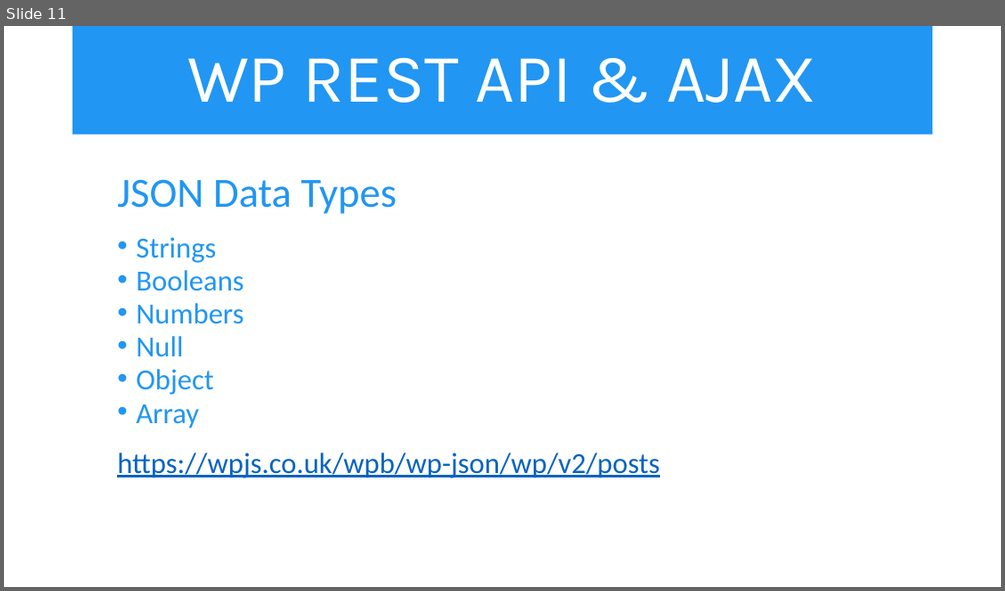
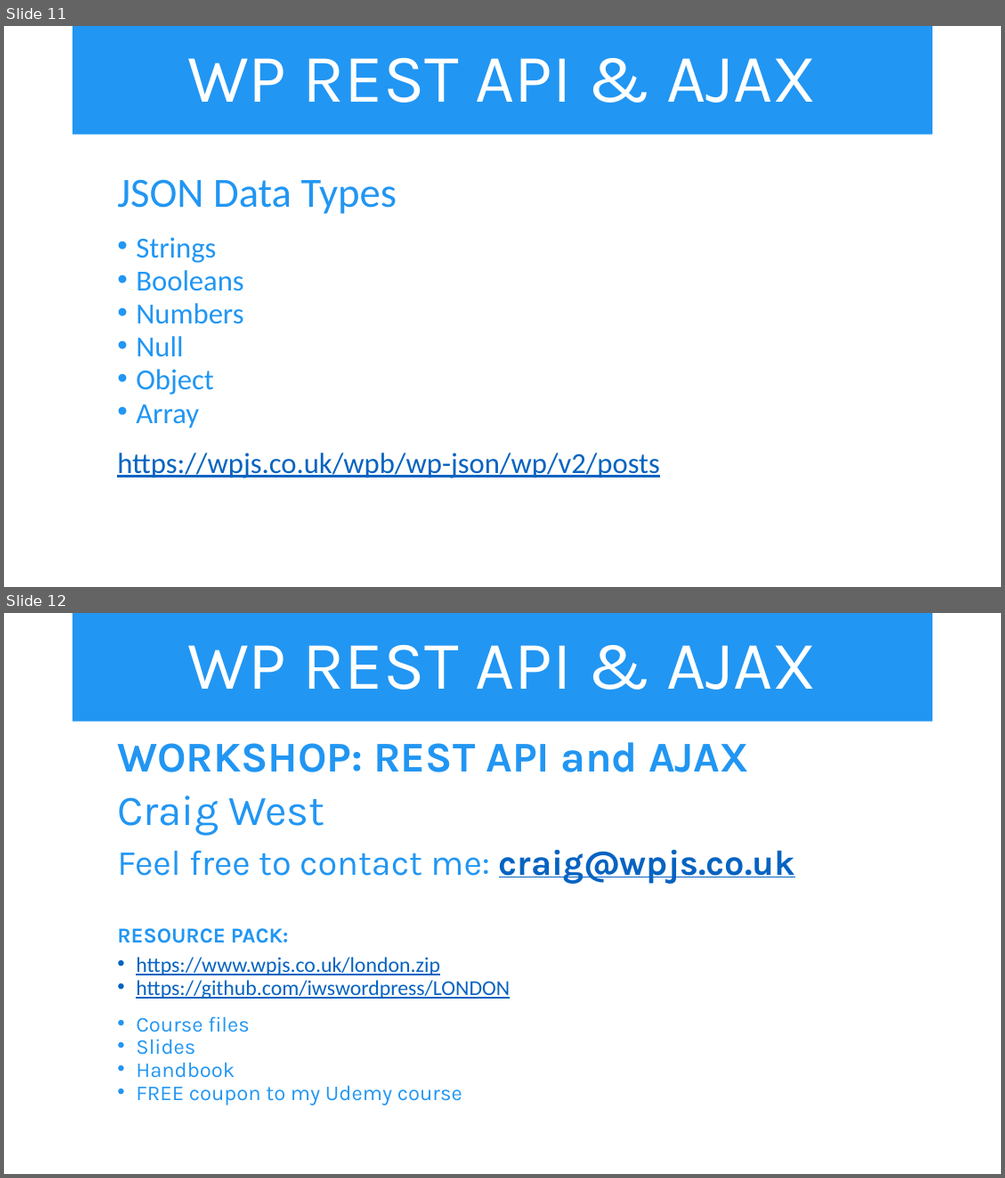
Before and after one commit to iwswordpress/rest, a slide deck: rest-api-workshop.pptx. Shown one above the other, each under a label of ours: slide 11 before the commit, slides 11 and 12 after it. The pictures are 1005x591 and 1005x1178 pixels, drawn with LibreOffice and Linux fonts; fonts in the diff are those of the drawing. Boxes give left, top, right and bottom in pixels: in the first picture for what was removed or moved away, otherwise in the second. Text is boxed around its words. In the diff, an @@ line names an element or a change of style, - is before the commit and + after.

Commit message:
UPDATE PPT

```diff
--- a/rest-api-workshop.pptx
+++ b/rest-api-workshop.pptx
@@ slide 12 added at [4, 613, 1001, 1174], background #FFFFFF @@
@@ title added at [73, 613, 933, 722], fill #2196F3, 66 pt, text #FFFFFF @@
+WP REST API & AJAX
@@ text added at [117, 742, 795, 1105], 20.4 pt, text #2196F3 @@
+  WORKSHOP: REST API and AJAX
+  Craig West
+  Feel free to contact me: craig@wpjs.co.uk
+  RESOURCE PACK:
+  • https://www.wpjs.co.uk/london.zip
+  • https://github.com/iwswordpress/LONDON
+  • Course files
+  • Slides
+  • Handbook
+  • FREE coupon to my Udemy course
```
Also in this commit, not shown: 1 other file.
